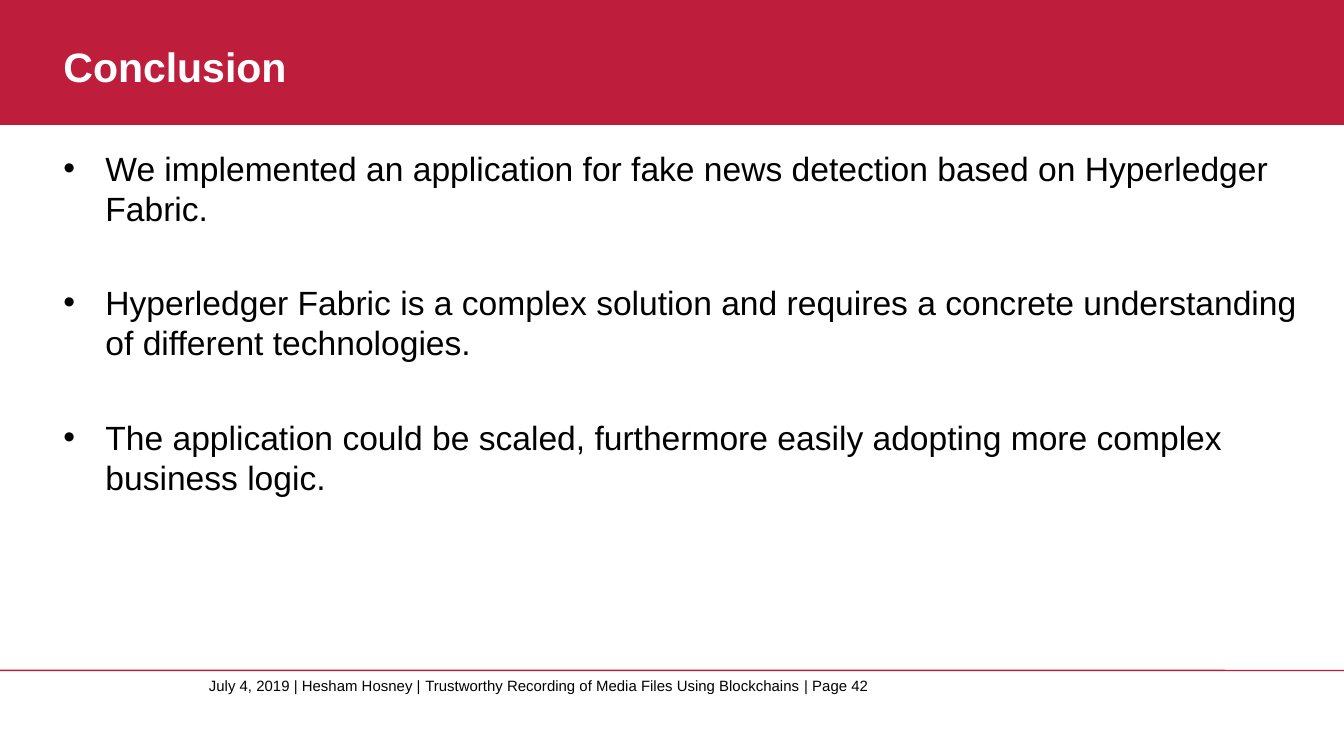
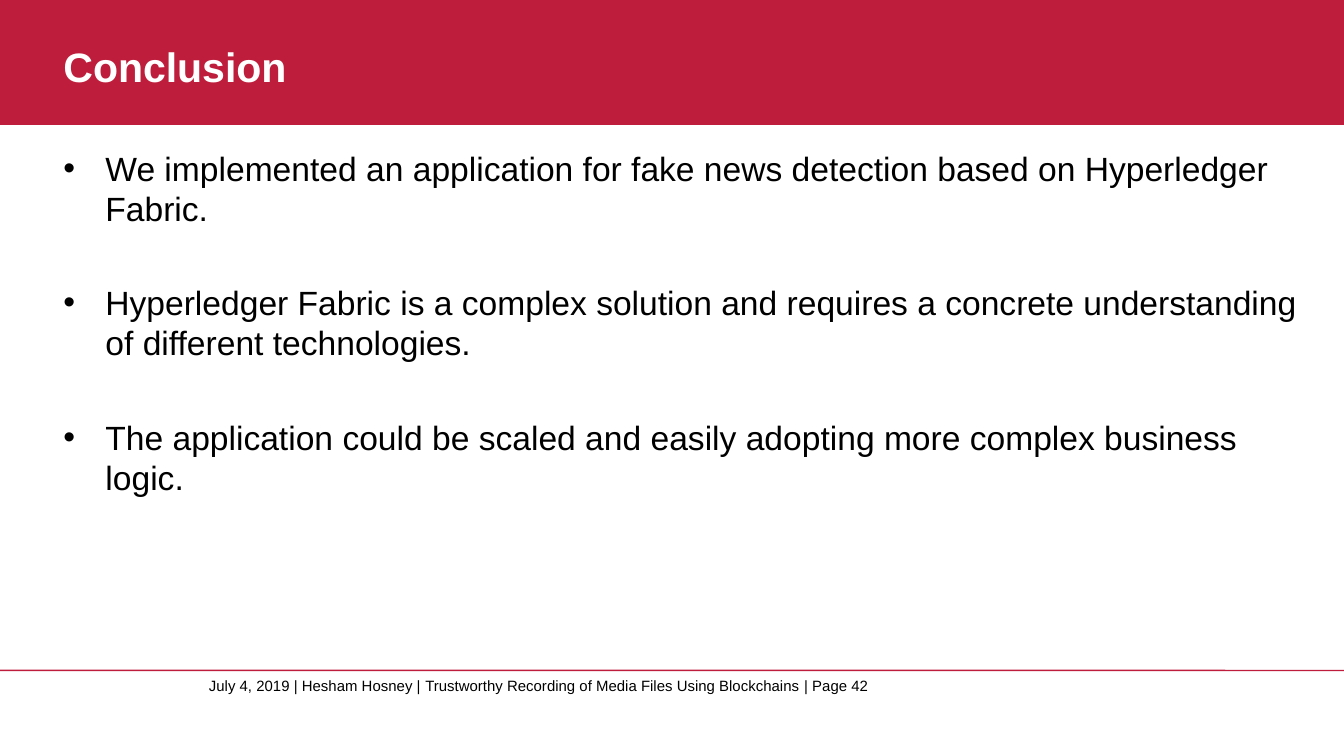
Before and after one commit to whosham/FakeNewsDetection, a slide deck: slide 42 of FakeNewsDetection.pptx. Drawn at 1344x756 pixels with LibreOffice and Linux fonts; fonts in the diff are those of the drawing; background and template pictures are left out. Boxes give left, top, right and bottom in pixels: in the first picture for what was removed or moved away, otherwise in the second. Text is boxed around its words. In the diff, an @@ line names an element or a change of style, - is before the commit and + after.

```diff
--- a/FakeNewsDetection.pptx
+++ b/FakeNewsDetection.pptx
@@ text at [105, 425, 1237, 496]: text changed @@
-• The application could be scaled, furthermore easily adopting more complex business logic.
+• The application could be scaled and easily adopting more complex business logic.
```
Also in this commit, not shown: 1 other slide changed, 20 other files.
